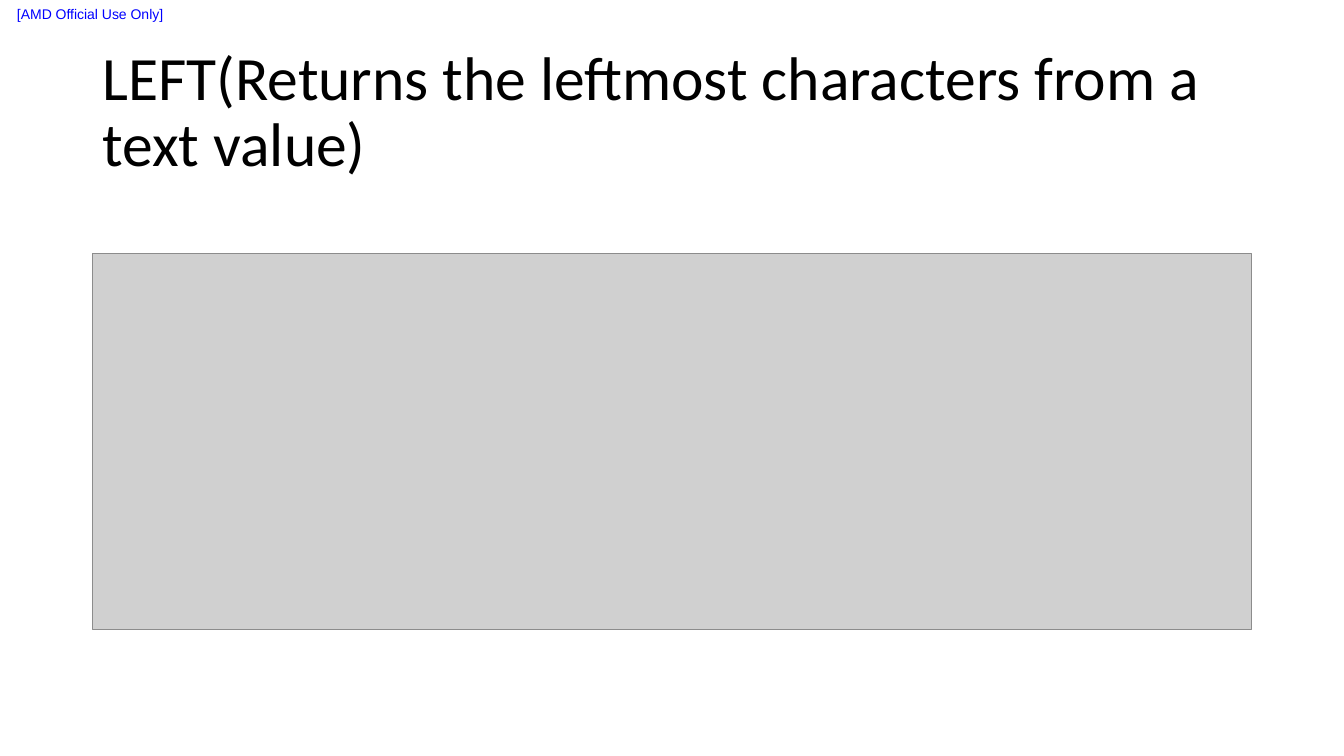
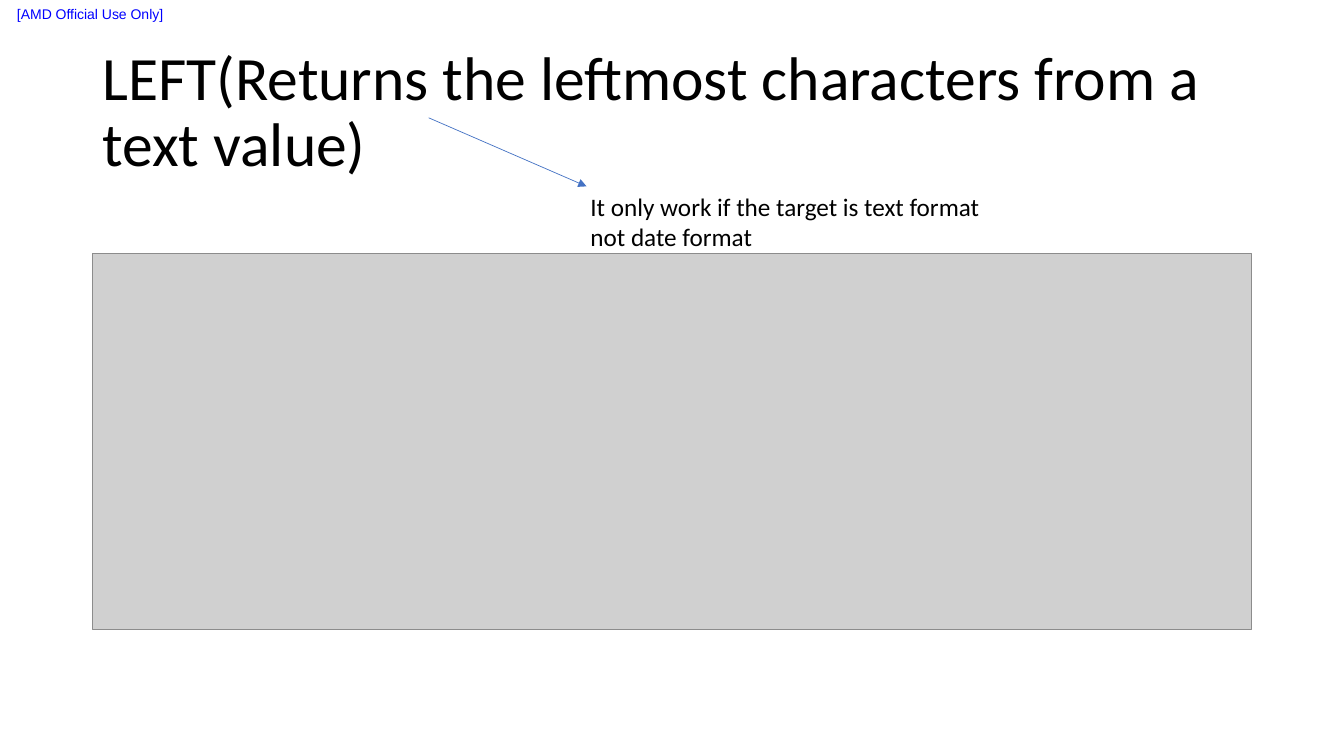
Before and after one commit to liuxu-github-ui/Excel, a slide deck: slide 5 of ExcelFundamentalsfordataanalysis.pptx. Drawn at 1344x756 pixels with LibreOffice and Linux fonts; fonts in the diff are those of the drawing; grey boxes stand for pictures. Boxes give left, top, right and bottom in pixels: in the first picture for what was removed or moved away, otherwise in the second. Text is boxed around its words. In the diff, an @@ line names an element or a change of style, - is before the commit and + after.

```diff
--- a/ExcelFundamentalsfordataanalysis.pptx
+++ b/ExcelFundamentalsfordataanalysis.pptx
@@ arrow added from (429, 118) to (587, 187), #4472C4 0.5 pt @@
@@ text added at [590,198,980,247], 18 pt, text #000000 @@
+It only work if the target is text format not date format
```
Also in this commit, not shown: 12 slides added, 10 other files.
